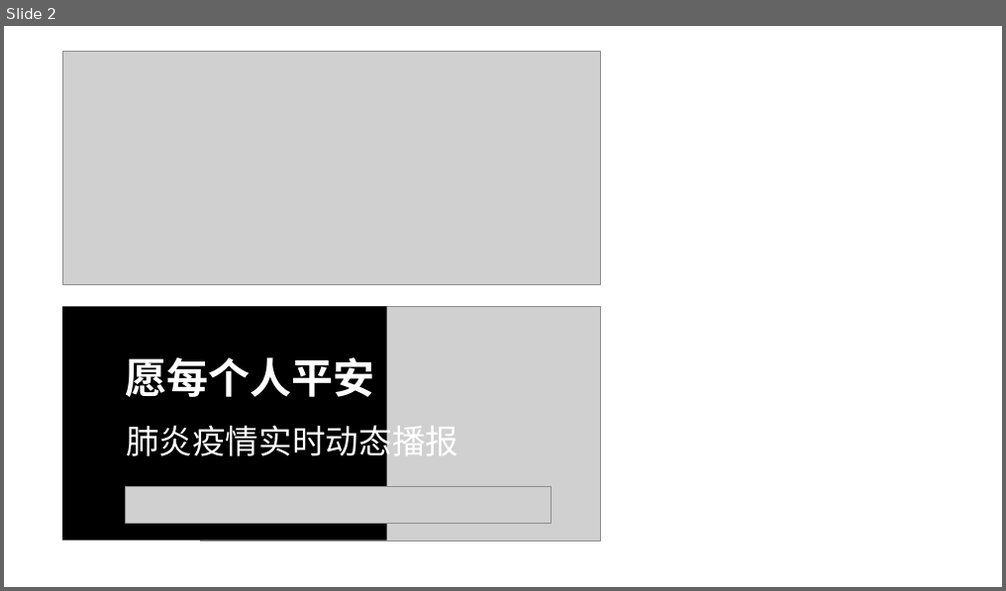
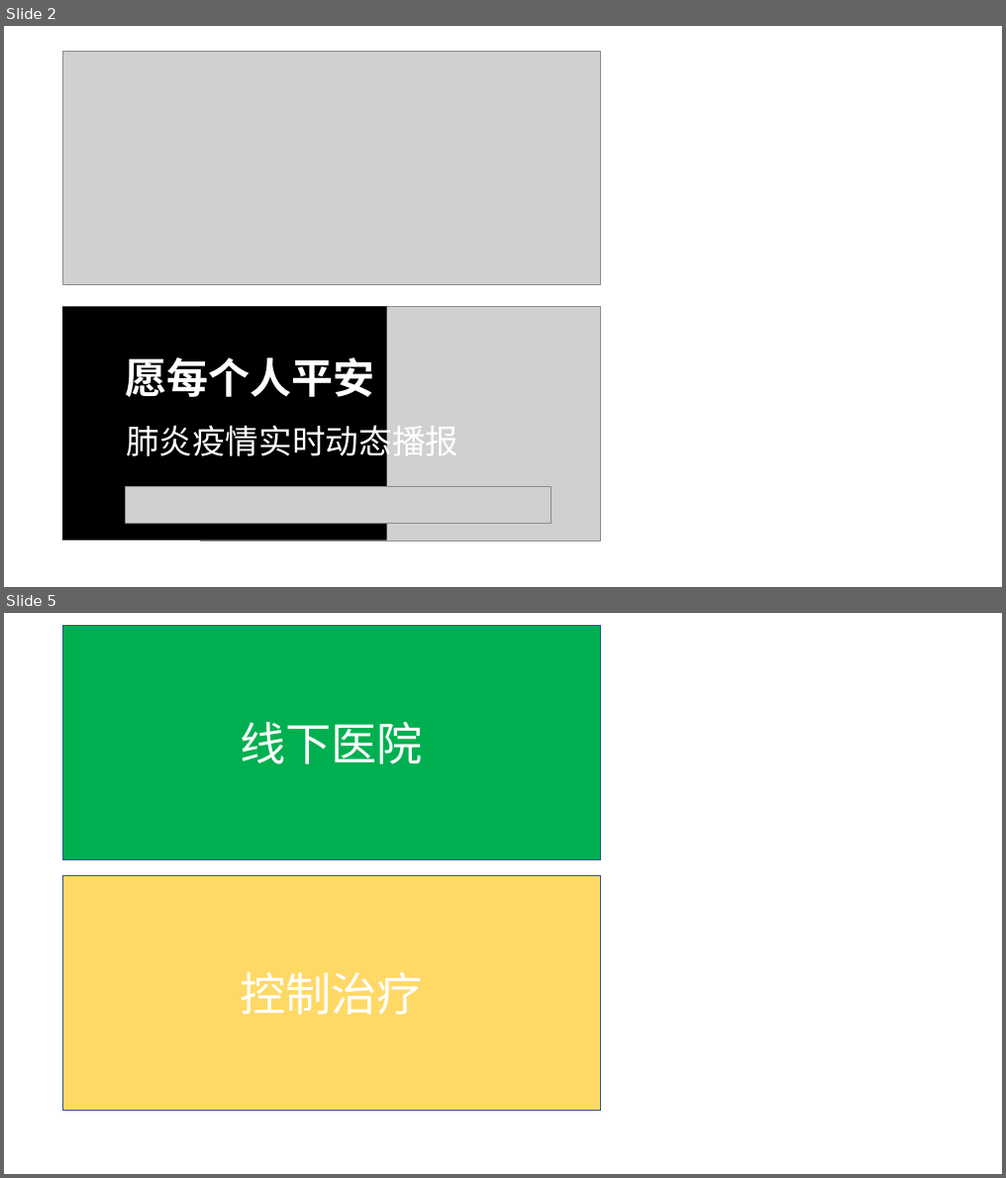
Before and after one commit to WuhanWin/WuhanWin, a slide deck: themes/simplebootx/Public/images/ncov/图片制作.pptx. Shown one above the other, each under a label of ours: slide 2 before the commit, slides 2 and 5 after it; the slides between them are not shown. The pictures are 1006x591 and 1006x1178 pixels, drawn with LibreOffice and Linux fonts; fonts in the diff are those of the drawing; grey boxes stand for pictures. Boxes give left, top, right and bottom in pixels: in the first picture for what was removed or moved away, otherwise in the second. Text is boxed around its words. In the diff, an @@ line names an element or a change of style, - is before the commit and + after.

```diff
--- a/themes/simplebootx/Public/images/ncov/图片制作.pptx
+++ b/themes/simplebootx/Public/images/ncov/图片制作.pptx
@@ slide 5 added at [4,613,1002,1174], background #FFFFFF @@
@@ rectangle added at [62,626,600,861], fill #00B050, outline #325491 1 pt, 44 pt, text #FFFFFF @@
+线下医院
@@ rectangle added at [62,876,600,1111], fill #FFD966, outline #325491 1 pt, 44 pt, text #FFFFFF @@
+控制治疗
```
Also in this commit, not shown: 4 other slides added, 16 other files.
